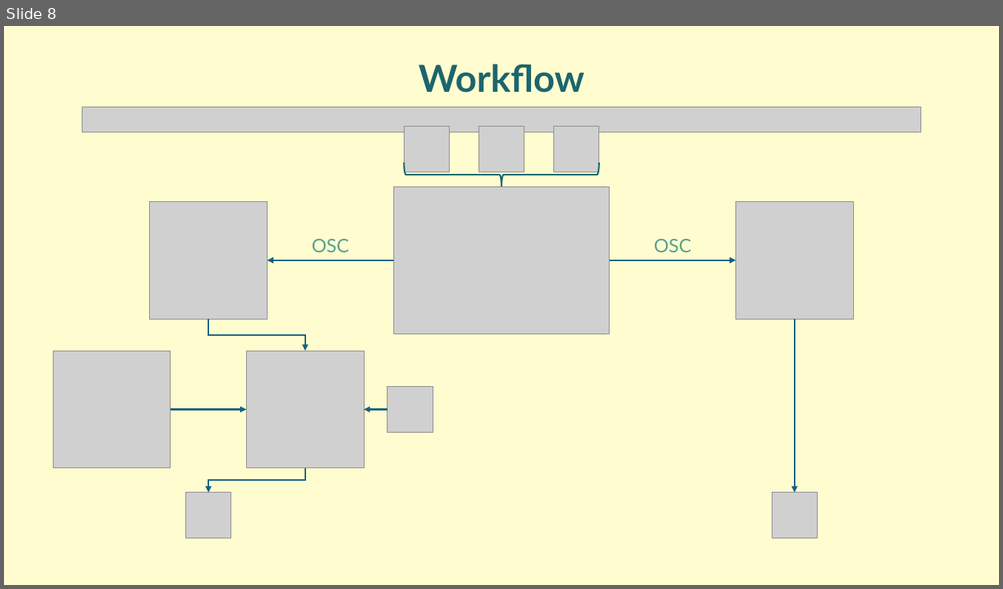
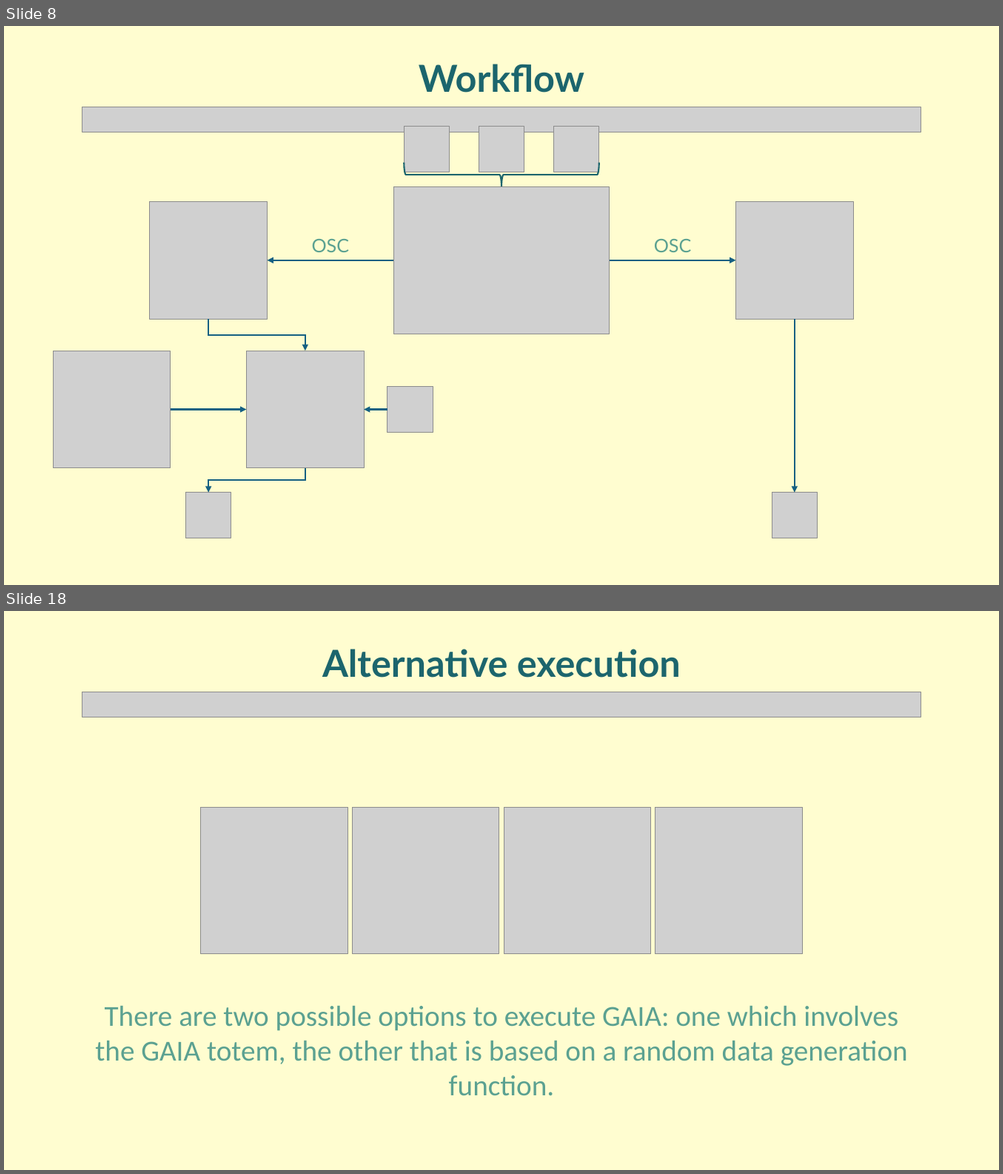
Before and after one commit to Ciorpy/G.A.I.A.-CMLS-2025, a slide deck: GAIA.pptx. Shown one above the other, each under a label of ours: slide 8 before the commit, slides 8 and 18 after it; the slides between them are not shown. The pictures are 1003x589 and 1003x1174 pixels, drawn with LibreOffice and Linux fonts; fonts in the diff are those of the drawing; grey boxes stand for pictures. Boxes give left, top, right and bottom in pixels: in the first picture for what was removed or moved away, otherwise in the second. Text is boxed around its words. In the diff, an @@ line names an element or a change of style, - is before the commit and + after.

```diff
--- a/GAIA.pptx
+++ b/GAIA.pptx
@@ slide 18 added at (4, 611, 999, 1170), background #FFFDD0 @@
@@ text added at (322, 649, 680, 678), 36 pt, text #1C656D, bold @@
+Alternative execution
@@ picture added at (82, 692, 920, 717) @@
@@ group added at (201, 807, 802, 954): 4 pictures @@
@@ text added at (95, 1006, 908, 1096), 28 pt, text #5BA191 @@
+There are two possible options to execute GAIA: one which involves the GAIA totem, the other that is based on a random data generation function.
```
Also in this commit, not shown: 1 slide changed, 24 other slides added, 4 slides removed.
